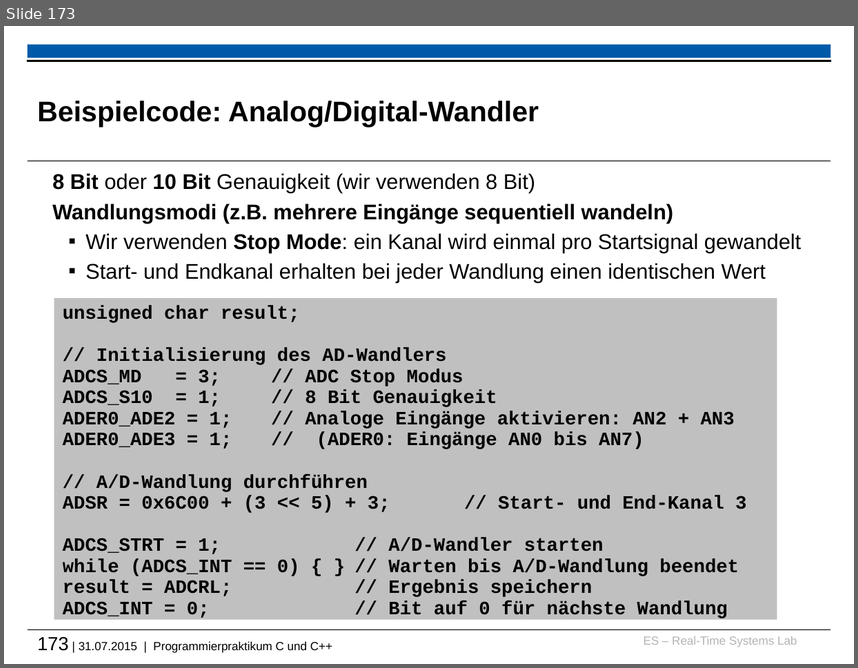
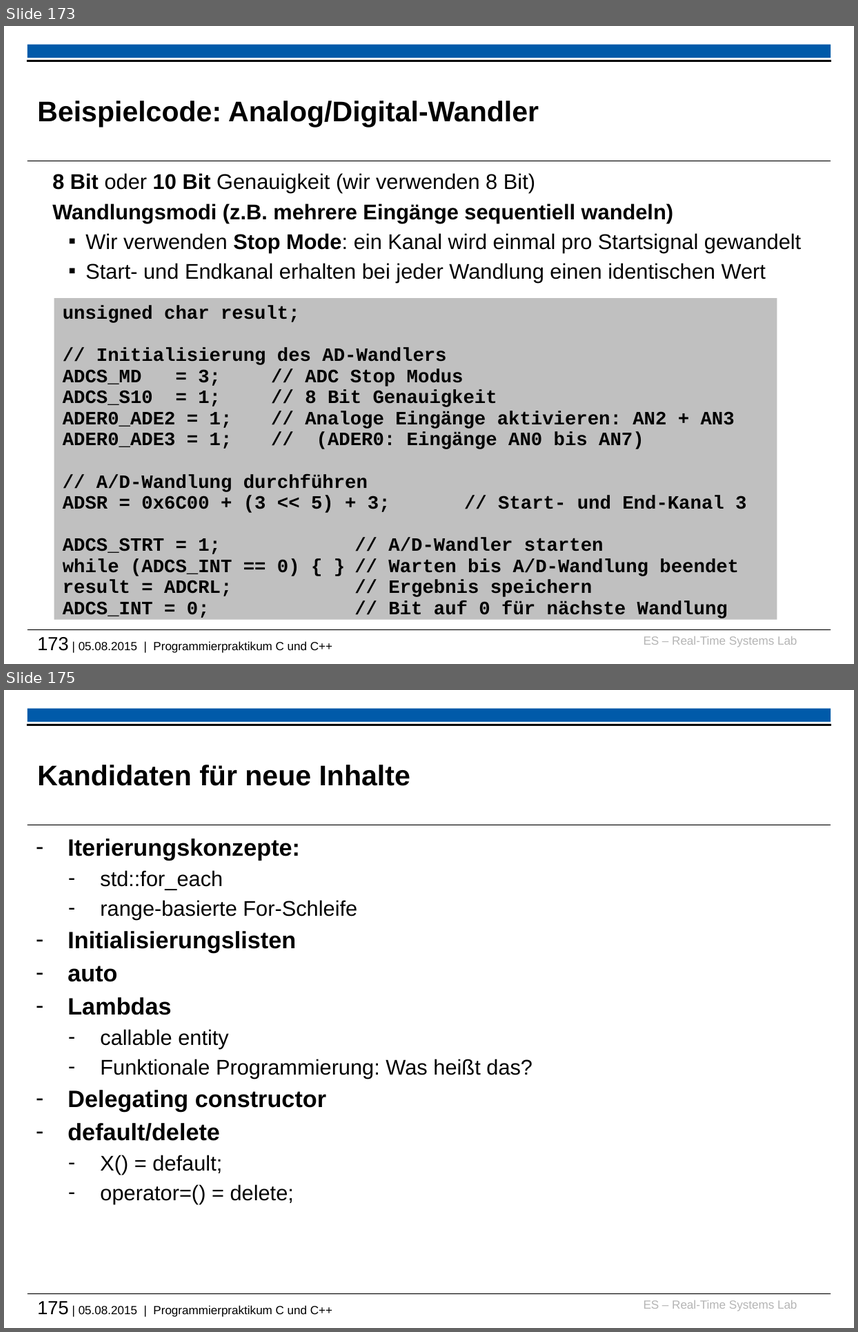
Before and after one commit to h82k/tud-cppp, a slide deck: vorlesung/cppp_lecture.pptx. Shown one above the other, each under a label of ours: slide 173 before the commit, slides 173 and 175 after it; the slides between them are not shown. The pictures are 858x668 and 858x1332 pixels, drawn with LibreOffice and Linux fonts; fonts in the diff are those of the drawing; background and template pictures are left out. Boxes give left, top, right and bottom in pixels: in the first picture for what was removed or moved away, otherwise in the second. Text is boxed around its words. In the diff, an @@ line names an element or a change of style, - is before the commit and + after.

```diff
--- a/vorlesung/cppp_lecture.pptx
+++ b/vorlesung/cppp_lecture.pptx
@@ slide 175 added at [4,690,854,1328], background #FFFFFF; not listed: 6 template elements that a slide beside it also shows @@
@@ title added at [37,765,410,786], 24 pt, text #000000, bold @@
+Kandidaten für neue Inhalte
@@ text added at [67,838,533,1204], 18 pt, text #000000 @@
+– Iterierungskonzepte:
+  – std::for_each
+  – range-basierte For-Schleife
+– Initialisierungslisten
+– auto
+– Lambdas
+  – callable entity
+  – Funktionale Programmierung: Was heißt das?
+– Delegating constructor
+– default/delete
+  – X() = default;
+  – operator=() = delete;
@@ text at [37,637,332,653]: text changed @@
-173 | 31.07.2015 | Programmierpraktikum C und C++
+173 | 05.08.2015 | Programmierpraktikum C und C++
```
Also in this commit, not shown: 4 slides changed, 3 other slides added, 3 slides removed, 19 other files.
